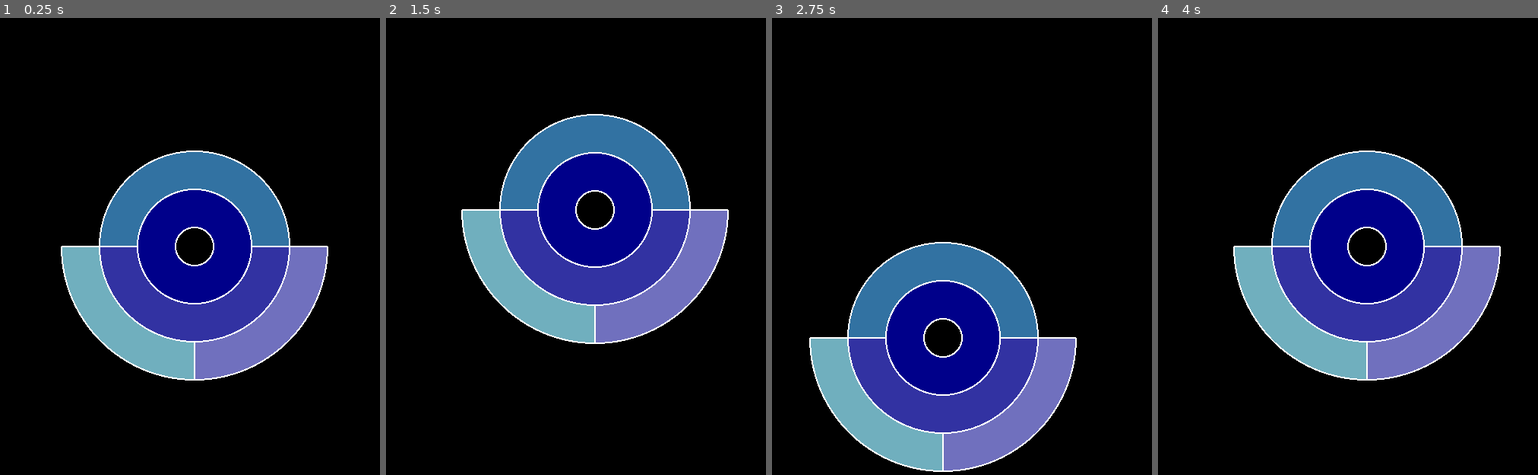
Above: before the commit, frames 1-4 (left to right).
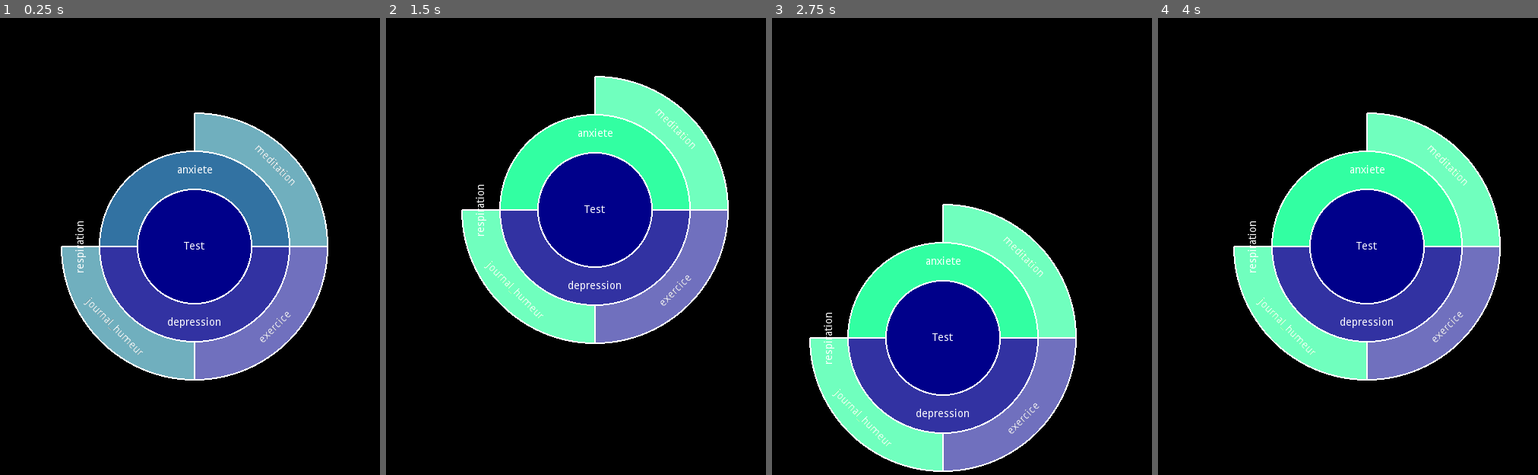
Above: after the commit, the same moments.

Repository: StrayEddy/GoMental
Game: Godot game, scene res://Main.tscn
Two runs of this game, one before a commit and one after it. Both use one fixed random seed, a clock stepped at 60 frames per second and the inputs below.
Inputs (mouse positions are in pixels of both pictures, inside the frame that each line leads up to):
- Up to frame 1 (0.25 s): no input
- Up to frame 2 (1.5 s): tap Enter at 0.5 s; drag from (579, 246) to (614, 145) at 0.52 s; tap Space at 1.25 s; drag from (614, 145) to (557, 337) at 1.27 s
- Up to frame 3 (2.75 s): tap Enter at 2, 2.3 s; hold Right from 2.03 s (still down); hold Tab from 2.03 s (still down); click (943, 337) at 2.17 s
- Up to frame 4 (4 s): release Right at 2.75 s; release Tab at 2.75 s; tap Space at 2.75 s; drag from (1329, 337) to (1234, 177) at 2.77 s; tap Enter at 3.5 s; drag from (1234, 177) to (1367, 246) at 3.52 s

The runs differ from the first frame. In frame 1, 5.1% of the frame differs, in the area x 19-87%, y 20-74%; in frame 2, 14%, in the area x 20-91%, y 12-71%; in frame 3, 14%; in frame 4, 14%.

Commit message:
A mostly fonctional dynamic sunburst with labels

Diff:
--- a/Button.gd
+++ b/Button.gd
@@ -16,7 +16,7 @@
 func _on_gui_input(event):
 	get_tree().set_input_as_handled()
 	if Input.is_key_pressed(KEY_ENTER):
-		Global.sunburst.add_node(text)
+		Global.diagram.add_node(text)
 		get_parent().hide()
 	elif Input.is_key_pressed(KEY_ESCAPE):
 		get_parent().hide()
--- a/Diagram.gd
+++ b/Diagram.gd
@@ -19,7 +19,7 @@
 	$CanvasLayer/SearchBar.set_suggestions(suggestions)
 
 func add_node(text):
-	selected_node.add_node(text)
+	$Sunburst.add_node(text, selected_node)
 	$Sunburst.reset()
 
 	# Add new term
--- a/Global.gd
+++ b/Global.gd
@@ -1,6 +1,8 @@
 extends Node
 
 var diagram
+var sunburst
 
 func _ready():
 	diagram = get_tree().get_nodes_in_group("Diagram")[0]
+	sunburst = get_tree().get_nodes_in_group("Sunburst")[0]
--- a/LineEdit.gd
+++ b/LineEdit.gd
@@ -11,5 +11,5 @@
 
 func _on_LineEdit_text_entered(new_text):
 	clear()
-	Global.sunburst.add_node(new_text)
+	Global.sunburst.add_node(new_text, Global.diagram.selected_node)
 	get_parent().hide()
--- a/Node.gd
+++ b/Node.gd
@@ -9,6 +9,7 @@
 var radius = 50
 
 var label = ""
+var path = "/root"
 var level = 1
 var start_angle = 0
 var end_angle = 2*PI
@@ -22,9 +23,13 @@
 	pass
 
 func _draw():
-	draw_arc(center, level*radius, start_angle, end_angle, 2048, color, width)
-	draw_arc(center, level*radius + width/2, start_angle, end_angle, 2048, Color.white, 2.0)
-	draw_arc(center, level*radius - width/2, start_angle, end_angle, 2048, Color.white, 2.0)
+	if level > 1:
+		draw_arc(center, level*radius, start_angle, end_angle, 2048, color, width)
+		draw_arc(center, level*radius + width/2, start_angle, end_angle, 2048, Color.white, 2.0)
+		draw_arc(center, level*radius - width/2, start_angle, end_angle, 2048, Color.white, 2.0)
+	else:
+		draw_arc(center, level*radius, start_angle, end_angle, 2048, color, width*2)
+		draw_arc(center, level*radius + width/2, start_angle, end_angle, 2048, Color.white, 2.0)
 
 	if abs(end_angle-start_angle) < 2*PI:
 		var p1 = center + Vector2(cos(start_angle), sin(start_angle)) * (level*radius-width/2)
@@ -34,21 +39,35 @@
 		var p4 = center + Vector2(cos(end_angle), sin(end_angle)) * (level*radius+width/2)
 		draw_line(p3, p4, Color.white, 2.0)
 
+		#Put label at center of arc
+		var middle_angle = start_angle + (end_angle-start_angle)/2.0
+		var label_pos = center + Vector2(cos(middle_angle), sin(middle_angle)) * (level*radius)
+		label_pos -= Vector2($Label.rect_size.x/2, $Label.rect_size.y/2)
+		$Label.rect_pivot_offset = $Label.rect_size/2
+		$Label.set_position(label_pos, false)
+		if middle_angle < PI:
+			$Label.set_rotation(middle_angle-PI/2.0)
+		else:
+			$Label.set_rotation(middle_angle+PI/2.0)
+
 	build_collision_shape()
 
 func add_node(label):
 	var node = node_scene.instance()
 	node.label = label
+	node.path = path + "/" + label
+	node.get_node("Label").text = label
 	node.level = level+1
 	node.color_unselected = color_unselected.lightened(node.level/10.0)
 	node.color_selected = color_selected.lightened(node.level/10.0)
 	node.color = node.color_unselected
+	node.connect("is_selected", Global.diagram, "node_is_selected")
 
 	add_child(node)
 
 	return node
 
-func update_children_angles():
+func update():
 	var children = []
 	for child in get_children():
 		if child.is_in_group("Node"):
@@ -62,7 +81,9 @@
 		child.end_angle = (i+1) * end_angle / nb_children
 		child.color.g += 0.25*i
 		child.color_unselected.g += 0.25*i
-		child.update_children_angles()
+		child.update()
+
+	.update()
 
 
 func get_point_on_arc(radius, angle):
@@ -73,6 +94,9 @@
 	var inner_r = level*radius - width/2
 	var outer_r = level*radius + width/2
 
+	if level == 1:
+		inner_r = 0.1
+
 	for i in range(0, 9):
 		points.append(get_point_on_arc(outer_r, start_angle + i*(end_angle-start_angle)/8.0))
 
@@ -81,20 +105,15 @@
 
 	$Area2D/CollisionPolygon2D.polygon = points
 
-#	for i in range(0, points.size()):
-#		$Area2D/CollisionShape2D.shape.segments[i] = points[i]
-
 func _on_Area2D_mouse_entered():
-	print(color_unselected)
 	color = color_selected
 	update()
-#	$CircleSprite/CenterContainer/Label.set("custom_colors/font_color", Color(0,0,0))
+	$Label.set("custom_colors/font_color", Color(0,0,0))
 
 func _on_Area2D_mouse_exited():
-	print("exited")
 	color = color_unselected
 	update()
-#	$CircleSprite/CenterContainer/Label.set("custom_colors/font_color", Color(1,1,1))
+	$Label.set("custom_colors/font_color", Color(1,1,1))
 
 func _on_Area2D_input_event(viewport, event, shape_idx):
 	if event is InputEventMouseButton:
--- a/Node.tscn
+++ b/Node.tscn
@@ -11,6 +11,24 @@
 
 [node name="CollisionPolygon2D" type="CollisionPolygon2D" parent="Area2D"]
 polygon = PoolVector2Array( 0, 0, 0, 0, 0, 0, 0, 0, 0, 0, 0, 0, 0, 0, 0, 0, 0, 0, 0, 0 )
+
+[node name="Label" type="Label" parent="."]
+anchor_left = 0.5
+anchor_top = 0.5
+anchor_right = 0.5
+anchor_bottom = 0.5
+margin_left = -20.0
+margin_top = -7.0
+margin_right = 20.0
+margin_bottom = 7.0
+grow_horizontal = 2
+grow_vertical = 2
+text = "Test"
+align = 1
+valign = 1
+__meta__ = {
+"_edit_use_anchors_": false
+}
 [connection signal="input_event" from="Area2D" to="." method="_on_Area2D_input_event"]
 [connection signal="mouse_entered" from="Area2D" to="." method="_on_Area2D_mouse_entered"]
 [connection signal="mouse_exited" from="Area2D" to="." method="_on_Area2D_mouse_exited"]
--- a/Sunburst.gd
+++ b/Sunburst.gd
@@ -2,41 +2,43 @@
 
 var node_scene = load("res://Node.tscn")
 
-#var tree = {
-#	"label": "",
-#	"children": [
-#		{
-#			"label":"depression",
-#			"children":[]
-#		},
-#		{
-#			"label":"anxiete",
-#			"children":[]
-#		}
-#	]
-#}
-
 var root
 
 var tree = {
-	"label": "",
+	"label":"",
+	"path":"/root",
 	"children": [
 		{
 			"label":"depression",
+			"path":"/root/depression",
 			"children":[
 				{
 					"label":"exercice",
+					"path":"/root/depression/exercice",
 					"children":[]
 				},
 				{
-					"label":"journal humeur",
+					"label":"journal_humeur",
+					"path":"/root/depression/journal_humeur",
 					"children":[]
 				}
 			]
 		},
 		{
 			"label":"anxiete",
-			"children":[]
+			"path":"/root/anxiete",
+			"children":[
+				{
+					"label":"respiration",
+					"path":"/root/anxiete/respiration",
+					"children":[]
+				},
+				{
+					"label":"meditation",
+					"path":"/root/anxiete/meditation",
+					"children":[]
+				}
+			]
 		}
 	]
 }
@@ -45,7 +47,6 @@
 	root = node_scene.instance()
 	add_child(root)
 	build_tree(root, tree.label, tree.children)
-	root.update_children_angles()
 	root.update()
 
 func build_tree(node, label, children):
@@ -57,6 +58,37 @@
 		var subnode = node.add_node(child.label)
 		build_tree(subnode, child.label, child.children)
 
+func add_node(label, parent_node):
+	print(parent_node.path)
+	var parent_leaf = find_leaf(tree, parent_node.path)
+	var new_leaf = {
+		"label": label,
+		"path": parent_node.path + "/" + label,
+		"children": []
+	}
+	parent_leaf.children.append(new_leaf)
+	parent_node.add_node(label)
+	update_tree()
+
+func update_tree():
+	print_the_tree(tree)
+	root.update()
+
+func find_leaf(branch, path):
+	if branch.path == path:
+		return branch
+	for leaf in branch.children:
+		var l = find_leaf(leaf, path)
+		if l != null:
+			return l
+	return null
+
+func print_the_tree(tree):
+	for branch in tree.children:
+		print(branch.path)
+		if not branch.children.empty():
+			print_the_tree(branch)
+
 func reset():
 	root.queue_free()
 	_ready()
